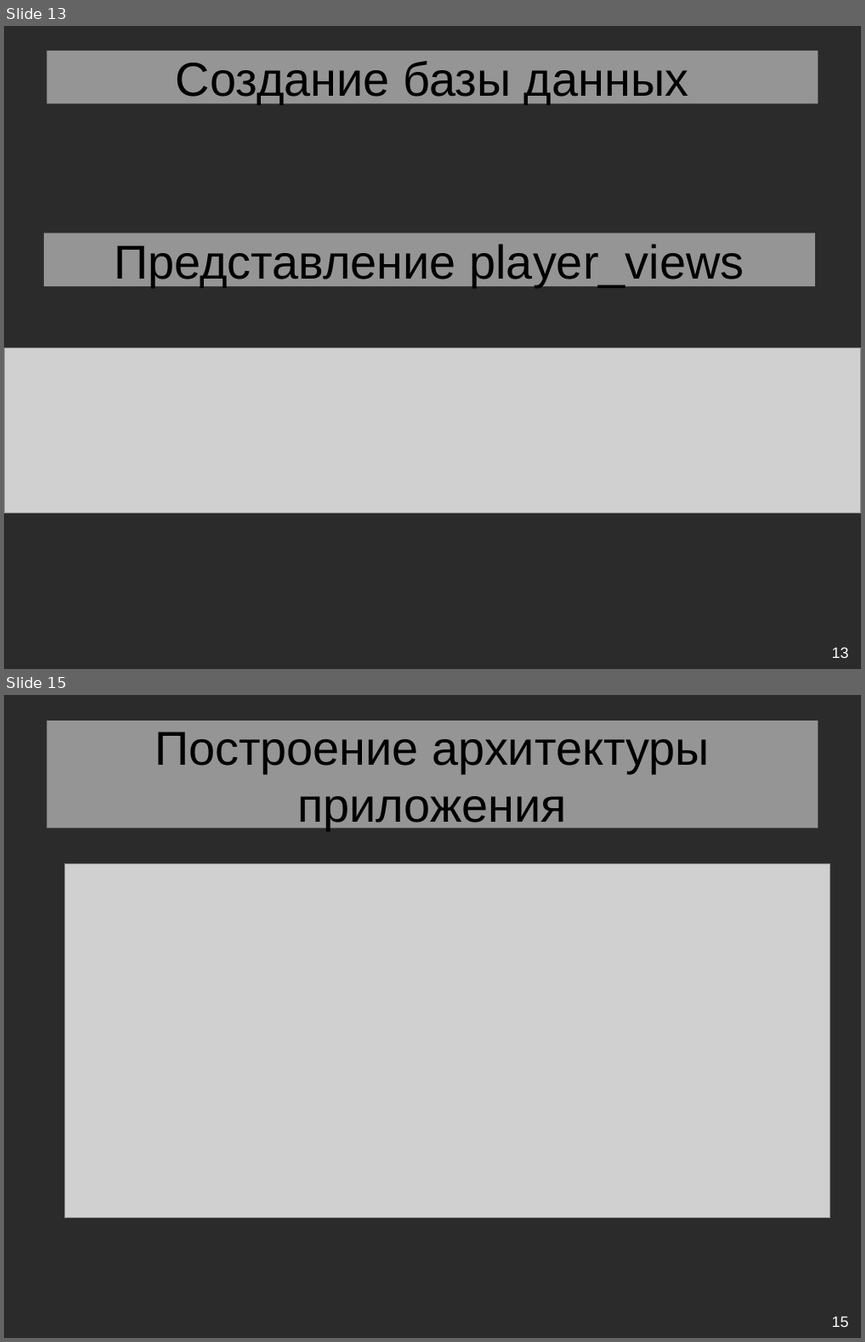
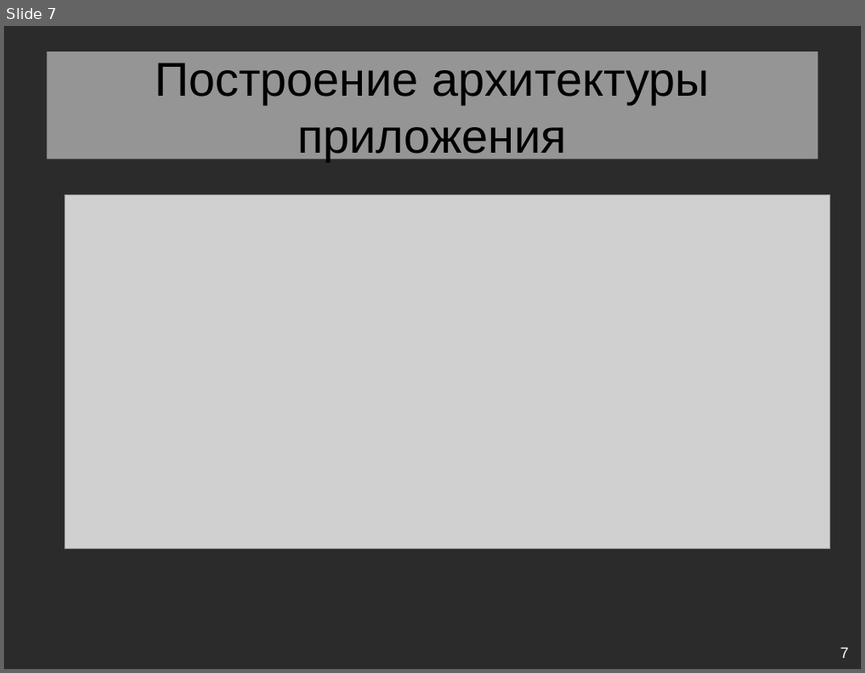
Before and after one commit to eldarian-1/pstu, a slide deck: БД/Course/Презентация курсового проекта.odp. Shown one above the other, each under a label of ours: slides 13 and 15 before the commit, slide 7 after it; the slides between them are not shown. The pictures are 865x1342 and 865x673 pixels, drawn with LibreOffice and Linux fonts; fonts in the diff are those of the drawing; grey boxes stand for pictures; background and template pictures are left out; a plain dark background stands for a picture behind light text. Boxes give left, top, right and bottom in pixels: in the first picture for what was removed or moved away, otherwise in the second. Text is boxed around its words. In the diff, an @@ line names an element or a change of style, - is before the commit and + after.

```diff
--- a/БД/Course/Презентация курсового проекта.odp
+++ b/БД/Course/Презентация курсового проекта.odp
@@ slide 13 removed at (x1=4, y1=26, x2=861, y2=669), background picture (left out) @@
@@ title removed at (x1=46, y1=50, x2=818, y2=103) @@
-Создание базы данных
@@ title removed at (x1=44, y1=233, x2=815, y2=286) @@
-Представление player_views
@@ picture removed at (x1=4, y1=347, x2=861, y2=513) @@
@@ page number removed at (x1=832, y1=646, x2=849, y2=658) @@
-13
@@ what was slide 15 is now slide 7 @@
@@ page number at (x1=840, y1=646, x2=849, y2=658): text changed @@
-15
+7
```
Also in this commit, not shown: 10 other slides removed.
